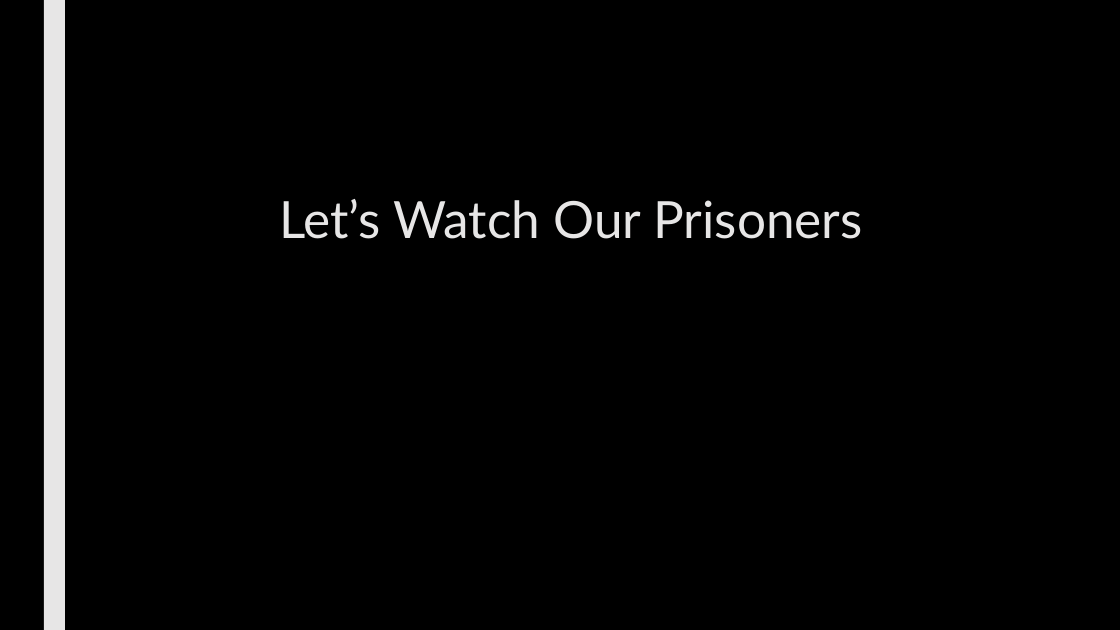
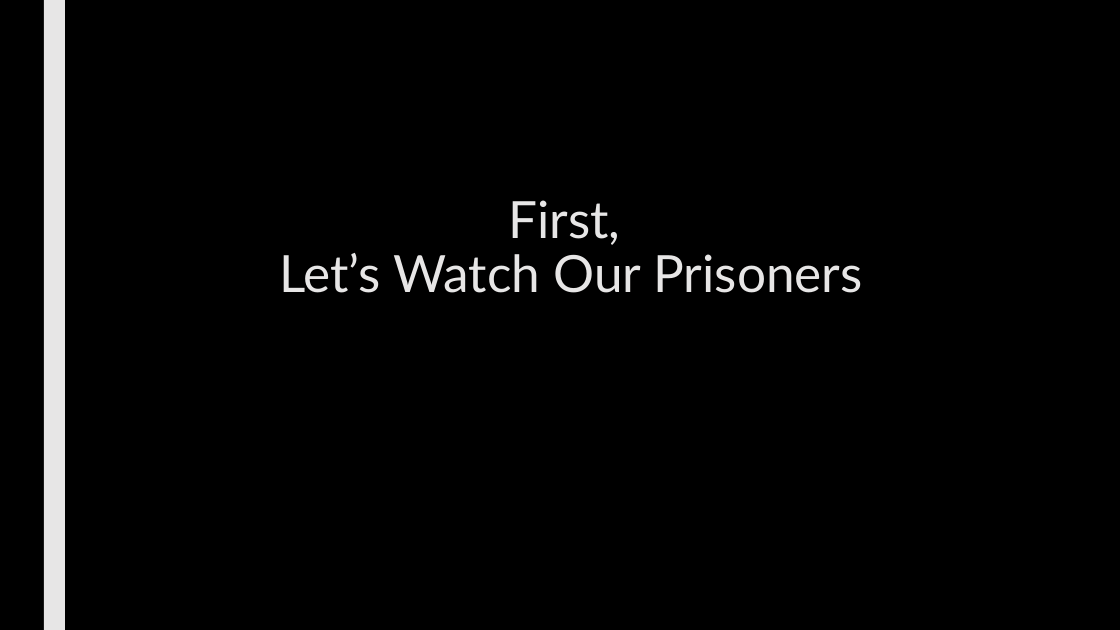
Before and after one commit to max7patek/metaprogramming, a slide deck: slide 2 of slides/01-PythonInheritance.pptx. Drawn at 1120x630 pixels with LibreOffice and Linux fonts; fonts in the diff are those of the drawing. Boxes give left, top, right and bottom in pixels: in the first picture for what was removed or moved away, otherwise in the second. Text is boxed around its words. In the diff, an @@ line names an element or a change of style, - is before the commit and + after.

```diff
--- a/slides/01-PythonInheritance.pptx
+++ b/slides/01-PythonInheritance.pptx
@@ title at (279, 200, 862, 293): text changed @@
-Let’s Watch Our Prisoners
+First,
+Let’s Watch Our Prisoners
```
Also in this commit, not shown: 1 other slide changed, 10 slides added, 3 other files.
